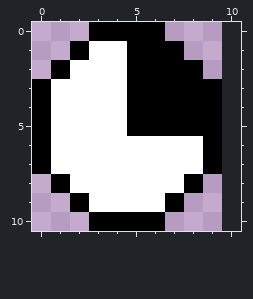
One commit to this pixel-art sprite: docroot/ball_m.png. Above, as it was before the edit.
The file is 10x11 pixels. The old version is drawn lined up with the new one, on the new canvas.
And afterwards:
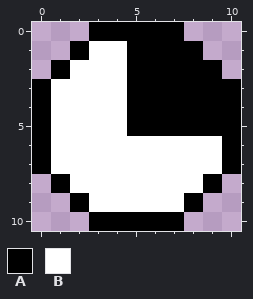
Palette (. is transparent): A #000000  B #ffffff
Difference:
canvas 10x11 -> 11x11
Colour A now appears in row 0 at x 7; in row 1 at x 8; in row 2 at x 9; in rows 3 to 7 at x 10; in row 8 at x 9; in row 9 at x 8.
Colour A now appears in row 10 at x 7.
The author changed colour A to colour B in rows 6 to 7 at x 9; in row 8 at x 8; in row 9 at x 7.
